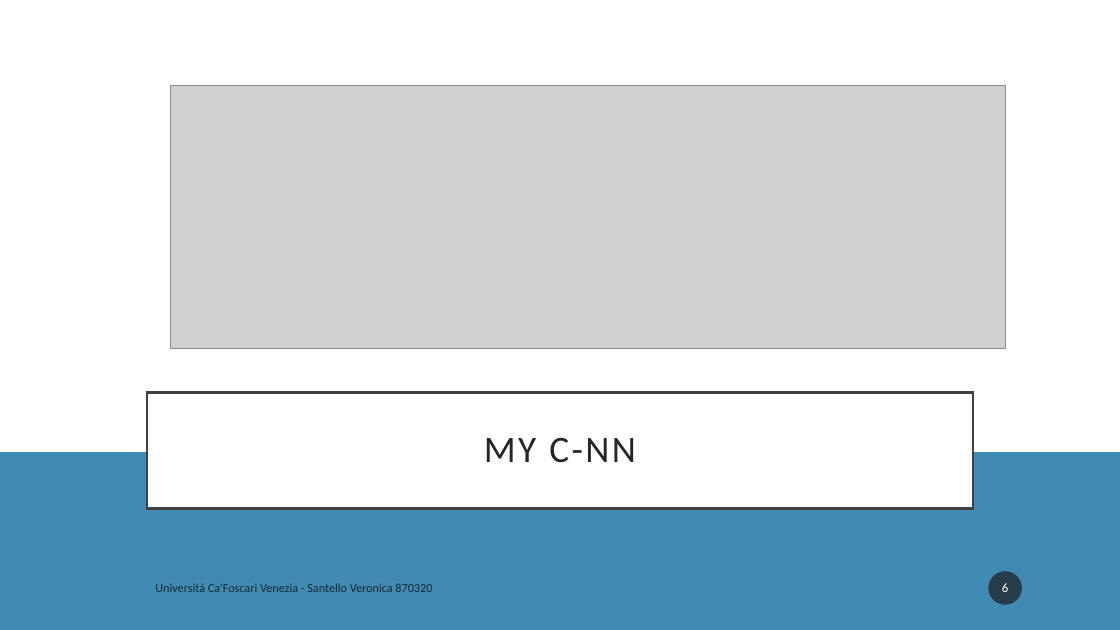
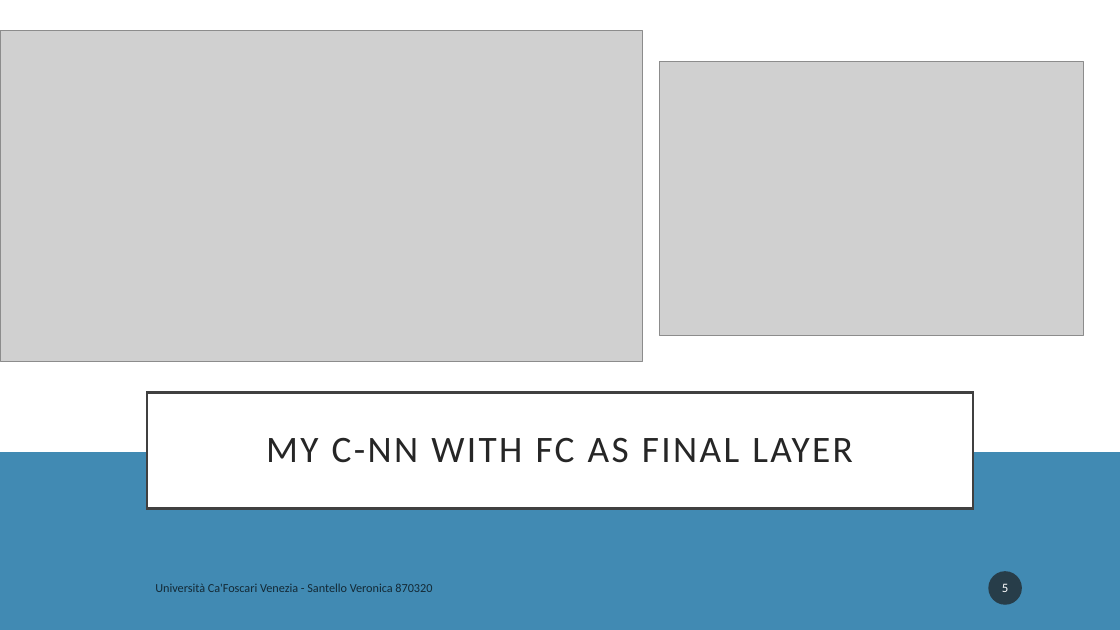
Before and after one commit to VeronicaSantello/Road-Sign-Classifier, a slide deck: slide 5 of road sign recognition.pptx (slide 6 before the commit). Drawn at 1120x630 pixels with LibreOffice and Linux fonts; fonts in the diff are those of the drawing; grey boxes stand for pictures. Boxes give left, top, right and bottom in pixels: in the first picture for what was removed or moved away, otherwise in the second. Text is boxed around its words. In the diff, an @@ line names an element or a change of style, - is before the commit and + after.

```diff
--- a/road sign recognition.pptx
+++ b/road sign recognition.pptx
@@ picture added at [0,30,643,361] @@
@@ picture removed at [171,85,1006,349] @@
@@ picture added at [660,61,1084,336] @@
@@ title at [266,437,853,463]: text changed @@
-MY C-NN
+MY C-NN WITH FC AS FINAL LAYER
@@ page number at [1002,583,1008,592]: text changed @@
-6
+5
```
Also in this commit, not shown: 3 other slides changed, 3 slides added, 2 slides removed.
